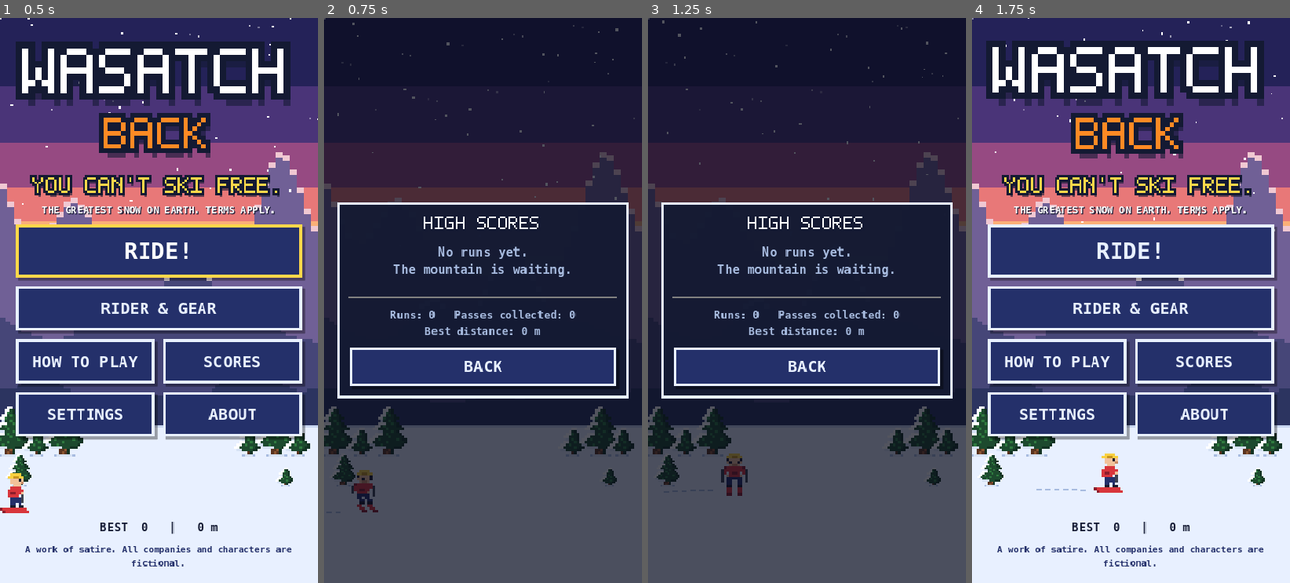
Above: before the commit, frames 1-4 (left to right).
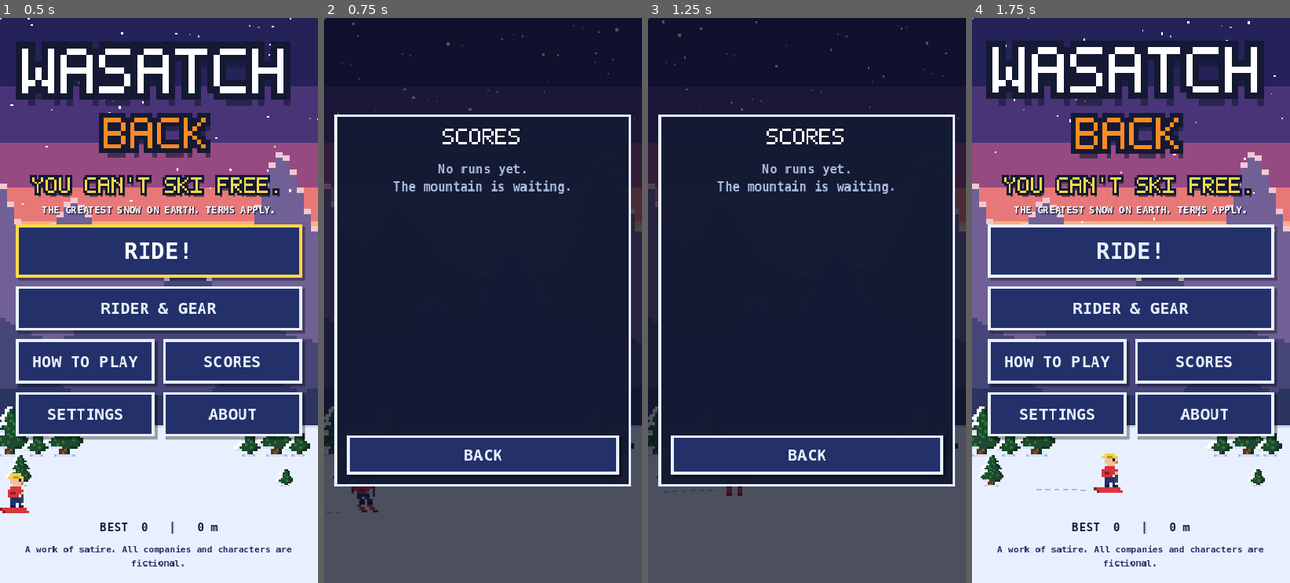
Above: after the commit, the same moments.

Repository: wditzig/Wasatch-back
Game: Godot game, scene res://scenes/main_menu.tscn
Same seed, same stepped clock (60 frames per second), same inputs: the game is played once before the commit and once after it.
Inputs:
- Up to frame 1 (0.5 s): no input
- Up to frame 2 (0.75 s): click "SCORES" at 0.5 s
- Up to frame 3 (1.25 s): no input
- Up to frame 4 (1.75 s): click "BACK" at 1.25 s

Frame 1 is identical in both runs. In frame 2, 29% of the frame differs, in the area x 3-97%, y 17-83%; in frame 3, 29%; in frame 4, nothing differs.

Commit message:
Global HIGH SCORE and LONGEST DISTANCE walls (Supabase, optional)
- Online autoload: reads the top-10 walls and posts every real run via
  Supabase's REST API; works on web (CORS) and native. With no config
  the game stays fully offline and the wall tabs are hidden.
- Scores screen: MINE / HIGH SCORES / LONGEST tabs
- Runs that would make a wall prompt for initials ('THE WALL!') even if
  they aren't a personal top 10; results show 'ON THE WALL: #n ...'
- Dev and bot runs never post; initials blocklist in game and database
- online/supabase_setup.sql: table, validation constraints, insert/read-
  only row-level security; online/README.md: 5-minute setup
- Tested end to end against a local PostgREST stand-in (headless +
  phone browser)

Co-Authored-By: Claude Opus 5.5 <noreply@anthropic.com>
Claude-Session: https://claude.ai/code/session_018PNNhvsfnGstMzLtBVFDx1

Diff:
--- a/project.godot
+++ b/project.godot
@@ -18,6 +18,7 @@
 Game="*res://scripts/autoload/game_state.gd"
 Art="*res://scripts/autoload/art.gd"
 Sfx="*res://scripts/autoload/audio.gd"
+Online="*res://scripts/autoload/online.gd"
 
 [display]
 
--- a/scripts/autoload/game_state.gd
+++ b/scripts/autoload/game_state.gd
@@ -223,10 +223,14 @@
 	return {"rank": rank, "new_best": new_best, "unlocked": unlocked, "entry": entry if rank >= 0 else {}}
 
 ## Stores initials on a high-score entry (and remembers them for next time).
+## Initials that won't be shown on the public walls (mirrors the database rule).
+const BLOCKED_INITIALS := ["ASS", "FUK", "FUC", "FCK", "FKU", "SEX", "KKK", "NIG", "NGR", "FAG", "CUM", "DIK",
+	"DIC", "TIT", "XXX", "SHT", "CNT", "KYS", "NAZ", "JIZ", "POO", "PEE", "WTF", "STD", "HOE"]
+
 func set_initials(entry: Dictionary, initials: String) -> void:
 	initials = initials.strip_edges().to_upper().substr(0, 3)
-	if initials == "":
-		initials = "???"
+	if initials == "" or BLOCKED_INITIALS.has(initials):
+		initials = "---"
 	entry["initials"] = initials
 	last_initials = initials
 	save_game()
--- /dev/null
+++ b/scripts/autoload/online.gd
@@ -0,0 +1,128 @@
+extends Node
+## Global HIGH SCORE and LONGEST DISTANCE walls, backed by Supabase's REST API.
+## Fully optional: with no config (scripts/data/online_config.gd) every call is
+## a no-op and the game stays offline. Works on web (fetch/CORS) and native.
+
+signal walls_updated
+
+const Cfg = preload("res://scripts/data/online_config.gd")
+const WALL_SIZE := 10
+const FIELDS := "initials,score,distance,rider,phase,created_at"
+
+var url := ""
+var key := ""
+var score_wall: Array = []
+var distance_wall: Array = []
+var loaded := false
+var error := ""
+var _busy := 0
+
+func _ready() -> void:
+	url = Cfg.SUPABASE_URL.strip_edges().trim_suffix("/")
+	key = Cfg.SUPABASE_ANON_KEY.strip_edges()
+	for a in Game.dev_args():
+		if a.begins_with("--online-url="):
+			url = a.substr(13).trim_suffix("/")
+		elif a.begins_with("--online-key="):
+			key = a.substr(13)
+	if enabled():
+		refresh()
+
+func enabled() -> bool:
+	return url != "" and key != ""
+
+## Test/dev runs (bots, --start-m, etc.) must never reach the real walls.
+func can_submit() -> bool:
+	if not enabled():
+		return false
+	var args := Game.dev_args()
+	if args.has("--online-test"):
+		return true
+	for a in args:
+		if not (a.begins_with("--online-") or a.begins_with("--rider=")):
+			return false
+	return true
+
+func _headers(extra: Array = []) -> PackedStringArray:
+	var h := PackedStringArray(["apikey: " + key, "Authorization: Bearer " + key, "Content-Type: application/json"])
+	h.append_array(extra)
+	return h
+
+func refresh() -> void:
+	if not enabled():
+		return
+	_get_wall("score", func(rows): score_wall = rows)
+	_get_wall("distance", func(rows): distance_wall = rows)
+
+func _get_wall(column: String, store: Callable) -> void:
+	var req := HTTPRequest.new()
+	req.timeout = 12.0
+	add_child(req)
+	_busy += 1
+	req.request_completed.connect(func(result, code, _h, body):
+		_busy -= 1
+		req.queue_free()
+		var json := JSON.new()
+		if result == HTTPRequest.RESULT_SUCCESS and code == 200 and body.size() > 0 \
+				and json.parse(body.get_string_from_utf8()) == OK and json.data is Array:
+			store.call(json.data)
+			loaded = true
+			error = ""
+		else:
+			error = "Couldn't reach the walls (offline?)"
+		if _busy == 0:
+			walls_updated.emit())
+	var q := "%s/rest/v1/scores?select=%s&order=%s.desc,created_at.asc&limit=%d" % [url, FIELDS, column, WALL_SIZE]
+	if req.request(q, _headers()) != OK:
+		_busy -= 1
+		req.queue_free()
+
+## Would this run make either wall? (If the walls haven't loaded, assume yes
+## so the player still gets to enter initials.)
+func qualifies(score: int, distance: int) -> bool:
+	if not can_submit():
+		return false
+	if not loaded:
+		return true
+	return _beats(score_wall, "score", score) or _beats(distance_wall, "distance", distance)
+
+func _beats(wall: Array, field: String, value: int) -> bool:
+	if value <= 0:
+		return false
+	if wall.size() < WALL_SIZE:
+		return true
+	return value > int(wall[wall.size() - 1][field])
+
+## Position this run would take on a wall (1-based), or 0.
+func place_on(field: String, value: int) -> int:
+	var wall: Array = score_wall if field == "score" else distance_wall
+	for i in wall.size():
+		if value > int(wall[i][field]):
+			return i + 1
+	return wall.size() + 1 if wall.size() < WALL_SIZE and value > 0 else 0
+
+func submit(run: Dictionary) -> void:
+	if not Game.dev_args().is_empty():
+		print("ONLINE submit can=%s" % can_submit())
+	if not can_submit():
+		return
+	var body := {
+		"initials": String(run.get("initials", "---")),
+		"score": int(run["score"]),
+		"distance": int(run["distance"]),
+		"rider": String(run.get("rider", "skier")),
+		"phase": String(run.get("phase", "")).substr(0, 40),
+		"cause": String(run.get("cause", "")).substr(0, 40),
+	}
+	var req := HTTPRequest.new()
+	req.timeout = 12.0
+	add_child(req)
+	req.request_completed.connect(func(result, code, _h, _body):
+		req.queue_free()
+		if not Game.dev_args().is_empty():
+			print("ONLINE post result=%d code=%d" % [result, code])
+		if result == HTTPRequest.RESULT_SUCCESS and code >= 200 and code < 300:
+			refresh()
+		else:
+			error = "Couldn't post your run (code %d)" % code)
+	req.request(url + "/rest/v1/scores", _headers(["Prefer: return=minimal"]), HTTPClient.METHOD_POST, JSON.stringify(body))
--- /dev/null
+++ b/scripts/data/online_config.gd
@@ -0,0 +1,10 @@
+extends RefCounted
+## Global score walls (Supabase). Leave blank to keep the game fully offline.
+## Fill in from Supabase -> Project Settings -> API:
+##   SUPABASE_URL      e.g. "https://abcdefghijkl.supabase.co"
+##   SUPABASE_ANON_KEY the "anon" / "publishable" key
+## The anon key is designed to be public (it ships inside every web game);
+## what players can do is limited by the row-level-security rules in
+## online/supabase_setup.sql (insert + read only, validated values).
+const SUPABASE_URL := ""
+const SUPABASE_ANON_KEY := ""
--- a/scripts/game/game.gd
+++ b/scripts/game/game.gd
@@ -735,7 +735,13 @@
 	var rec: Dictionary = Game.record_run(score.score, distance_m, tokens, title, phase)
 	var share_data := {"score": score.score, "distance": int(distance_m), "rider": Game.rider,
 		"outfit": Game.current_outfit(), "cause": title, "phase": phase}
-	hud.show_game_over(title, cause, score.score, distance_m, tokens, rec, Game.best_score, share_data)
+	var final_score: int = score.score
+	var final_m := int(distance_m)
+	var post := func():
+		Online.submit({"initials": Game.last_initials, "score": final_score, "distance": final_m,
+			"rider": Game.rider, "phase": phase, "cause": title})
+	hud.show_game_over(title, cause, final_score, distance_m, tokens, rec, Game.best_score, share_data,
+		Online.qualifies(final_score, final_m), post)
 	if _autoplay:
 		# the bot "types" its initials, shows the results, then rides again
 		get_tree().create_timer(0.8).timeout.connect(func():
--- a/scripts/ui/hud.gd
+++ b/scripts/ui/hud.gd
@@ -360,9 +360,20 @@
 func is_entering_initials() -> bool:
 	return _entering
 
-func show_game_over(title: String, cause: String, score: int, meters: float, tokens: int, rec: Dictionary, best: int, share_data: Dictionary = {}) -> void:
-	var results := func(): _show_results(title, cause, score, meters, tokens, rec, best, share_data)
-	if int(rec.get("rank", -1)) >= 0 and not rec.get("entry", {}).is_empty():
+## on_wall: the run would make a global wall. on_final runs once initials
+## (if any) are settled - the game posts the run to the walls there.
+func show_game_over(title: String, cause: String, score: int, meters: float, tokens: int, rec: Dictionary, best: int,
+		share_data: Dictionary = {}, on_wall := false, on_final: Callable = Callable()) -> void:
+	var results := func():
+		_show_results(title, cause, score, meters, tokens, rec, best, share_data)
+		if on_final.is_valid():
+			on_final.call()
+	var local_top: bool = int(rec.get("rank", -1)) >= 0 and not rec.get("entry", {}).is_empty()
+	if local_top or on_wall:
+		if not local_top:
+			rec = rec.duplicate()
+			rec["entry"] = {} # wall-only run: initials are still remembered
+			rec["wall_only"] = true
 		_show_initials(rec, score, results)
 	else:
 		results.call()
@@ -395,8 +406,12 @@
 		_initials[i] = c if CHARSET.contains(c) else "A"
 	_slot = 0
 	var vb := _clear_over()
-	vb.add_child(UI.pixel_text("TOP 10!", 4.0, UI.GOLD))
-	vb.add_child(UI.label("HIGH SCORE #%d   -   %s" % [int(rec["rank"]) + 1, _fmt(score)], 15, Color.WHITE))
+	if rec.get("wall_only", false):
+		vb.add_child(UI.pixel_text("THE WALL!", 4.0, UI.GOLD))
+		vb.add_child(UI.label("PUBLIC WALL  -  %s" % _fmt(score), 15, Color.WHITE))
+	else:
+		vb.add_child(UI.pixel_text("TOP 10!", 4.0, UI.GOLD))
+		vb.add_child(UI.label("HIGH SCORE #%d   -   %s" % [int(rec["rank"]) + 1, _fmt(score)], 15, Color.WHITE))
 	vb.add_child(UI.label("ENTER YOUR INITIALS", 13, UI.ICE))
 	var row := HBoxContainer.new()
 	row.alignment = BoxContainer.ALIGNMENT_CENTER
@@ -521,6 +536,16 @@
 	elif int(rec.get("rank", -1)) >= 0:
 		var e: Dictionary = rec.get("entry", {})
 		vb.add_child(UI.label("HIGH SCORE #%d  -  %s" % [int(rec["rank"]) + 1, String(e.get("initials", ""))], 15, UI.GOLD))
+	if Online.can_submit():
+		var sp := Online.place_on("score", score)
+		var dp := Online.place_on("distance", int(meters))
+		var bits: Array[String] = []
+		if sp > 0:
+			bits.append("#%d HIGH SCORE" % sp)
+		if dp > 0:
+			bits.append("#%d LONGEST RUN" % dp)
+		if not bits.is_empty():
+			vb.add_child(UI.label("ON THE WALL: " + "  &  ".join(bits), 14, UI.GREEN))
 	for u in rec.get("unlocked", []):
 		vb.add_child(UI.label("UNLOCKED: %s" % u, 14, UI.GREEN))
 	var again := UI.button("RIDE AGAIN", func(): restart_requested.emit(), 58)
--- a/scripts/ui/main_menu.gd
+++ b/scripts/ui/main_menu.gd
@@ -38,6 +38,9 @@
 		elif a == "--autoplay":
 			Game.seen_tutorial = true
 			get_tree().create_timer(1.0).timeout.connect(_play)
+		elif a.begins_with("--scores-tab="):
+			_scores_tab = a.substr(13)
+			_fill_scores()
 		elif a == "--howto":
 			_how_to_play(false)
 
@@ -135,6 +138,9 @@
 	if id == "rider":
 		_viewing = Game.rider
 		_refresh_rider()
+	if id == "scores":
+		Online.refresh()
+		_fill_scores()
 
 func _close() -> void:
 	_open("")
@@ -285,21 +291,71 @@
 	preview.modulate = Color.WHITE if Game.is_rider_unlocked(id) else Color(0.62, 0.62, 0.7)
 
 # ---------------------------------------------------------------- scores
+var _scores_tab := "mine"
+var _scores_body: VBoxContainer
+var _scores_tabs := {}
+
 func _build_scores() -> Dictionary:
-	var ov := UI.overlay(self, 330)
+	var ov := UI.overlay(self, 336)
 	var vb: VBoxContainer = ov["box"]
-	vb.add_child(UI.pixel_text("HIGH SCORES", 2.0))
-	if Game.high_scores.is_empty():
-		vb.add_child(UI.label("No runs yet.\nThe mountain is waiting.", 14, UI.ICE))
+	vb.add_child(UI.pixel_text("SCORES", 2.5))
+	if Online.enabled():
+		var tabs := HBoxContainer.new()
+		tabs.add_theme_constant_override("separation", 6)
+		var grp := ButtonGroup.new()
+		for t in [["mine", "MINE"], ["score", "HIGH SCORES"], ["distance", "LONGEST"]]:
+			var b := Button.new()
+			b.text = t[1]
+			b.toggle_mode = true
+			b.button_group = grp
+			b.button_pressed = t[0] == _scores_tab
+			b.custom_minimum_size = Vector2(0, 40)
+			b.size_flags_horizontal = Control.SIZE_EXPAND_FILL
+			b.add_theme_font_size_override("font_size", 12)
+			var id: String = t[0]
+			b.pressed.connect(func():
+				Sfx.play("click")
+				_scores_tab = id
+				if id != "mine":
+					Online.refresh()
+				_fill_scores())
+			tabs.add_child(b)
+			_scores_tabs[t[0]] = b
+		vb.add_child(tabs)
+		Online.walls_updated.connect(_fill_scores)
+	_scores_body = VBoxContainer.new()
+	_scores_body.add_theme_constant_override("separation", 8)
+	_scores_body.custom_minimum_size = Vector2(0, 300)
+	vb.add_child(_scores_body)
+	vb.add_child(UI.button("BACK", _close, 44))
+	_fill_scores()
+	return ov
+
+func _fill_scores() -> void:
+	if _scores_body == null:
+		return
+	for c in _scores_body.get_children():
+		c.queue_free()
+	for k in _scores_tabs.keys():
+		_scores_tabs[k].set_pressed_no_signal(k == _scores_tab)
+	if _scores_tab == "mine":
+		_fill_mine()
+	else:
+		_fill_wall(_scores_tab)
+
+func _score_grid(rows: Array, cols: Array) -> GridContainer:
 	var grid := GridContainer.new()
 	grid.columns = 5
-	grid.add_theme_constant_override("h_separation", 14)
+	grid.add_theme_constant_override("h_separation", 12)
 	grid.add_theme_constant_override("v_separation", 2)
-	for i in Game.high_scores.size():
-		var e: Dictionary = Game.high_scores[i]
+	for i in rows.size():
+		var e: Dictionary = rows[i]
 		var rider_tag: String = Riders.RIDERS.get(e.get("rider", "skier"), Riders.RIDERS["skier"])["name"]
 		var col := UI.GOLD if i == 0 else Color.WHITE
-		var cells := ["%d." % (i + 1), String(e.get("initials", "---")), _fmt(int(e["score"])), "%dm" % int(e["distance"]), rider_tag]
+		var cells := ["%d." % (i + 1), String(e.get("initials", "---"))]
+		for c in cols:
+			cells.append(_fmt(int(e["score"])) if c == "score" else "%dm" % int(e["distance"]))
+		cells.append(rider_tag)
 		var aligns := [HORIZONTAL_ALIGNMENT_RIGHT, HORIZONTAL_ALIGNMENT_LEFT, HORIZONTAL_ALIGNMENT_RIGHT, HORIZONTAL_ALIGNMENT_RIGHT, HORIZONTAL_ALIGNMENT_LEFT]
 		for k in cells.size():
 			var l := UI.label(cells[k], 15 if k == 1 else 14, col, aligns[k])
@@ -307,19 +363,36 @@
 			if k == 2:
 				l.size_flags_horizontal = Control.SIZE_EXPAND_FILL
 			grid.add_child(l)
-	vb.add_child(grid)
-	vb.add_child(HSeparator.new())
-	vb.add_child(UI.label("Runs: %d   Passes collected: %d\nBest distance: %d m" % [Game.runs, Game.total_tokens, int(Game.best_distance)], 12, UI.ICE))
-	if not Game.high_scores.is_empty():
-		var status := UI.label("", 12, UI.GREEN)
-		var best: Dictionary = Game.high_scores[0]
-		var share_best := func():
-			status.text = Share.share({"score": best["score"], "distance": best["distance"], "rider": best.get("rider", "skier"),
-				"outfit": Game.current_outfit(), "cause": best.get("cause", ""), "phase": best.get("phase", "")})
-		vb.add_child(UI.button("SHARE MY BEST", share_best, 46))
-		vb.add_child(status)
-	vb.add_child(UI.button("BACK", _close, 44))
-	return ov
+	return grid
+
+func _fill_mine() -> void:
+	if Game.high_scores.is_empty():
+		_scores_body.add_child(UI.label("No runs yet.\nThe mountain is waiting.", 14, UI.ICE))
+		return
+	_scores_body.add_child(_score_grid(Game.high_scores, ["score", "distance"]))
+	_scores_body.add_child(HSeparator.new())
+	_scores_body.add_child(UI.label("Runs: %d   Passes collected: %d\nBest distance: %d m" % [Game.runs, Game.total_tokens, int(Game.best_distance)], 12, UI.ICE))
+	var status := UI.label("", 12, UI.GREEN)
+	var best: Dictionary = Game.high_scores[0]
+	var share_best := func():
+		status.text = Share.share({"score": best["score"], "distance": best["distance"], "rider": best.get("rider", "skier"),
+			"outfit": Game.current_outfit(), "cause": best.get("cause", ""), "phase": best.get("phase", "")})
+	_scores_body.add_child(UI.button("SHARE MY BEST", share_best, 44))
+	_scores_body.add_child(status)
+
+func _fill_wall(field: String) -> void:
+	var title := "HIGH SCORE WALL" if field == "score" else "LONGEST DISTANCE WALL"
+	_scores_body.add_child(UI.label(title, 14, UI.GOLD))
+	var wall: Array = Online.score_wall if field == "score" else Online.distance_wall
+	if wall.is_empty():
+		var msg := "Loading the wall..." if Online.error == "" else Online.error
+		if Online.loaded and Online.error == "":
+			msg = "Nobody's on the wall yet.\nGo put your initials up there."
+		_scores_body.add_child(UI.label(msg, 13, UI.ICE))
+		return
+	var cols := ["score", "distance"] if field == "score" else ["distance", "score"]
+	_scores_body.add_child(_score_grid(wall, cols))
+	_scores_body.add_child(UI.label("Everyone who plays WASATCH BACK, everywhere.", 11, UI.ICE))
 
 func _fmt(n: int) -> String:
 	var s := str(n)
Not shown, added: online/supabase_setup.sql
